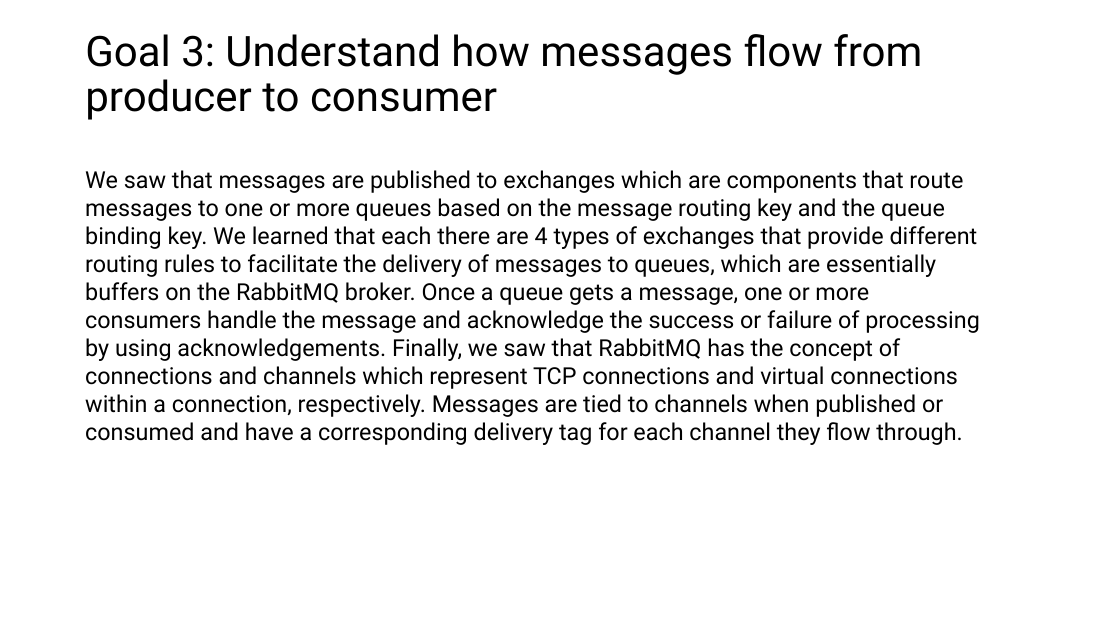
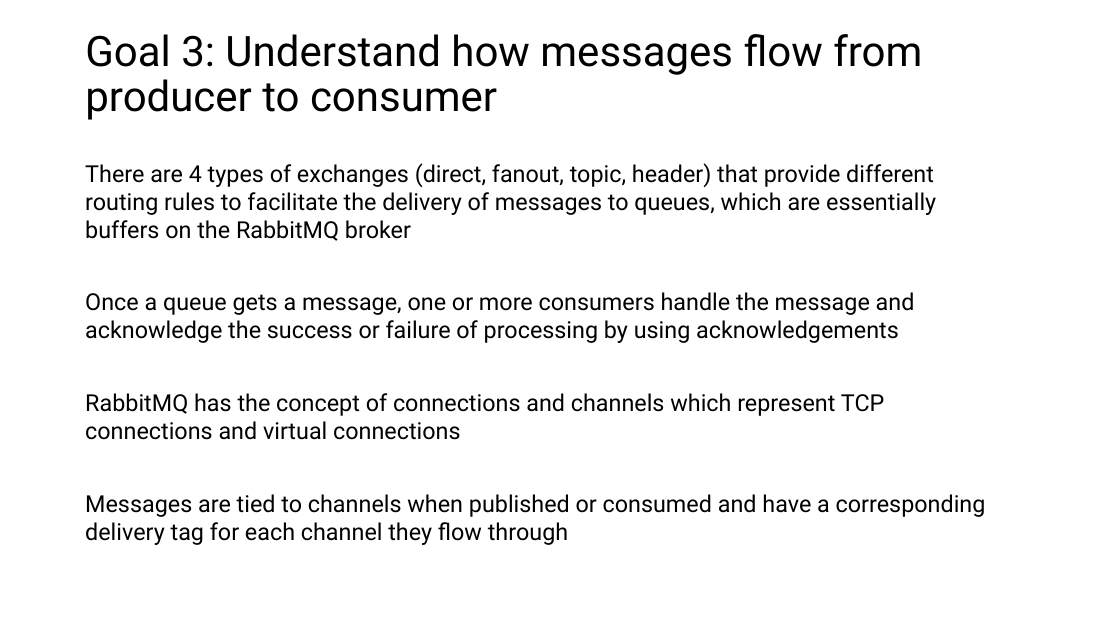
Before and after one commit to roblappcoupa/rabbitmq-presentation, a slide deck: slide 25 of Docs/RabbitMQ.pptx. Drawn at 1120x630 pixels with LibreOffice and Linux fonts; fonts in the diff are those of the drawing. Boxes give left, top, right and bottom in pixels: in the first picture for what was removed or moved away, otherwise in the second. Text is boxed around its words. In the diff, an @@ line names an element or a change of style, - is before the commit and + after.

```diff
--- a/Docs/RabbitMQ.pptx
+++ b/Docs/RabbitMQ.pptx
@@ text added at <box>85,163,936,241</box>, 20 pt, text #000000 @@
+There are 4 types of exchanges (direct, fanout, topic, header) that provide different routing rules to facilitate the delivery of messages to queues, which are essentially buffers on the RabbitMQ broker
@@ text added at <box>85,292,915,343</box>, 20 pt, text #000000 @@
+Once a queue gets a message, one or more consumers handle the message and acknowledge the success or failure of processing by using acknowledgements
@@ text added at <box>85,393,885,440</box>, 20 pt, text #000000 @@
+RabbitMQ has the concept of connections and channels which represent TCP connections and virtual connections
@@ text at <box>85,494,986,545</box>: text changed @@
-We saw that messages are published to exchanges which are components that route messages to one or more queues based on the message routing key and the queue binding key. We learned that each there are 4 types of exchanges that provide different routing rules to facilitate the delivery of messages to queues, which are essentially buffers on the RabbitMQ broker. Once a queue gets a message, one or more consumers handle the message and acknowledge the success or failure of processing by using acknowledgements. Finally, we saw that RabbitMQ has the concept of connections and channels which represent TCP connections and virtual connections within a connection, respectively. Messages are tied to channels when published or consumed and have a corresponding delivery tag for each channel they flow through.
+Messages are tied to channels when published or consumed and have a corresponding delivery tag for each channel they flow through
```
Also in this commit, not shown: 5 other slides changed.
